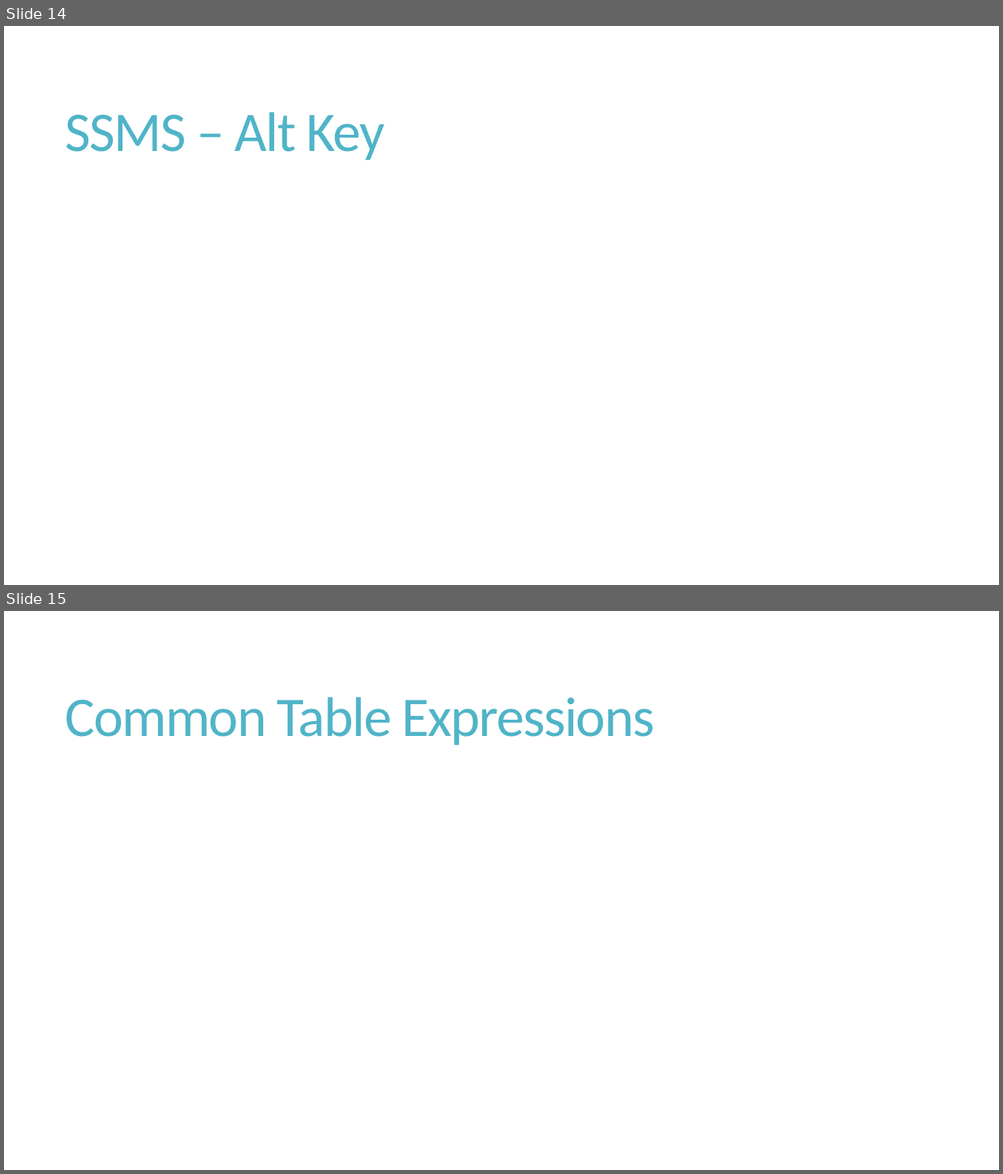
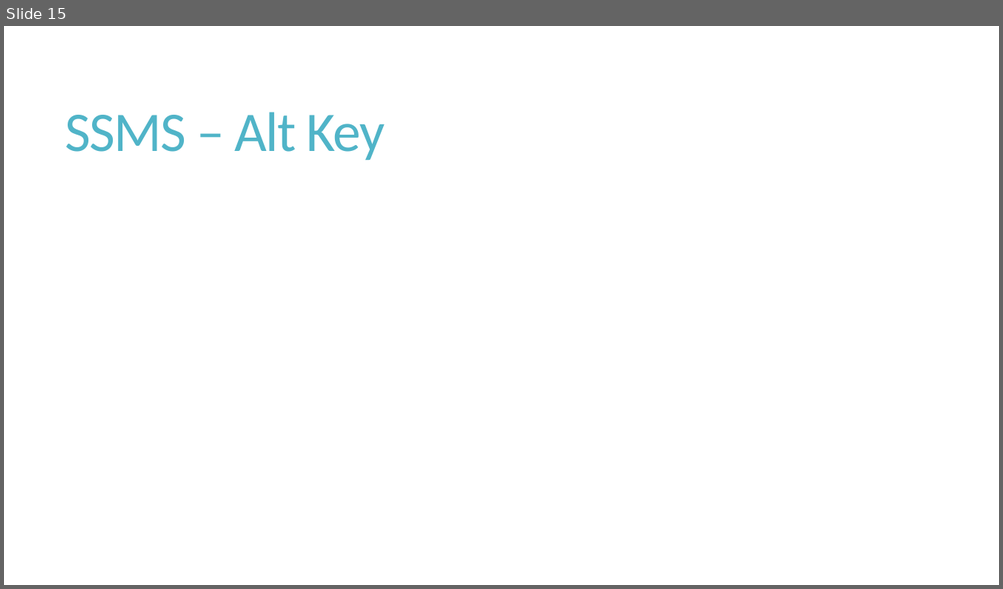
Before and after one commit to BarneyLawrence/Sessions-TSQL-BeyondTheBasics, a slide deck: T-SQL - Beyond the Basics.pptx. Shown one above the other, each under a label of ours: slides 14 and 15 before the commit, slide 15 after it. The pictures are 1003x1174 and 1003x589 pixels, drawn with LibreOffice and Linux fonts; fonts in the diff are those of the drawing. Boxes give left, top, right and bottom in pixels: in the first picture for what was removed or moved away, otherwise in the second. Text is boxed around its words. In the diff, an @@ line names an element or a change of style, - is before the commit and + after.

```diff
--- a/T-SQL - Beyond the Basics.pptx
+++ b/T-SQL - Beyond the Basics.pptx
@@ slide 15 removed at (x1=4, y1=611, x2=999, y2=1170), background #FFFFFF @@
@@ title removed at (x1=65, y1=697, x2=654, y2=745) @@
-Common Table Expressions
@@ what was slide 14 is now slide 15 @@
```
Also in this commit, not shown: 1 slide changed, 3 slides added, 5 other slides removed, 1 other file.
